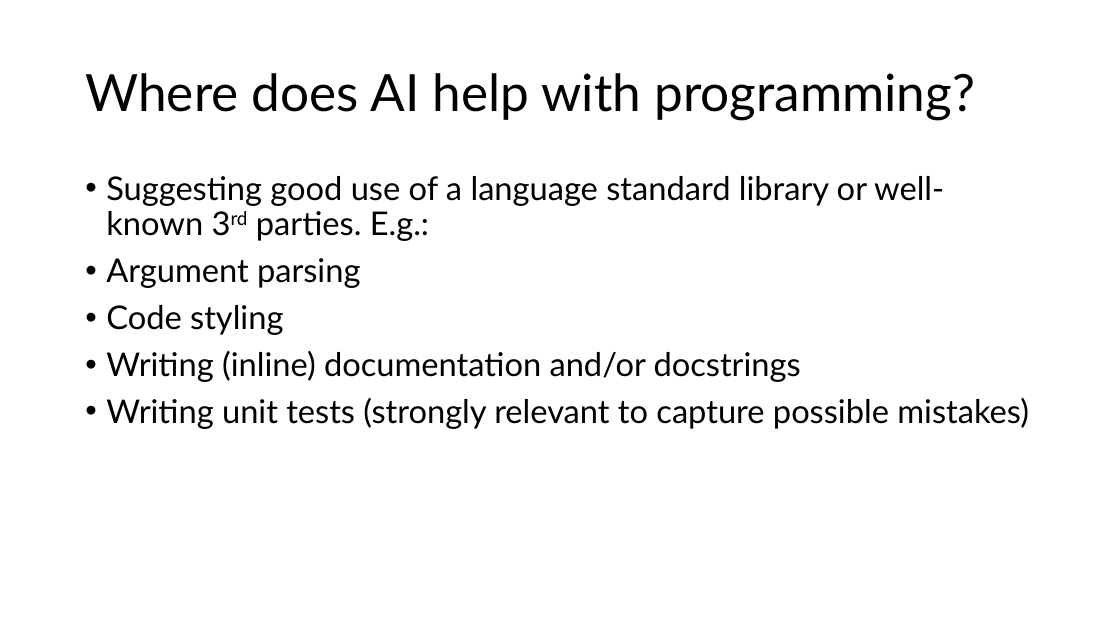
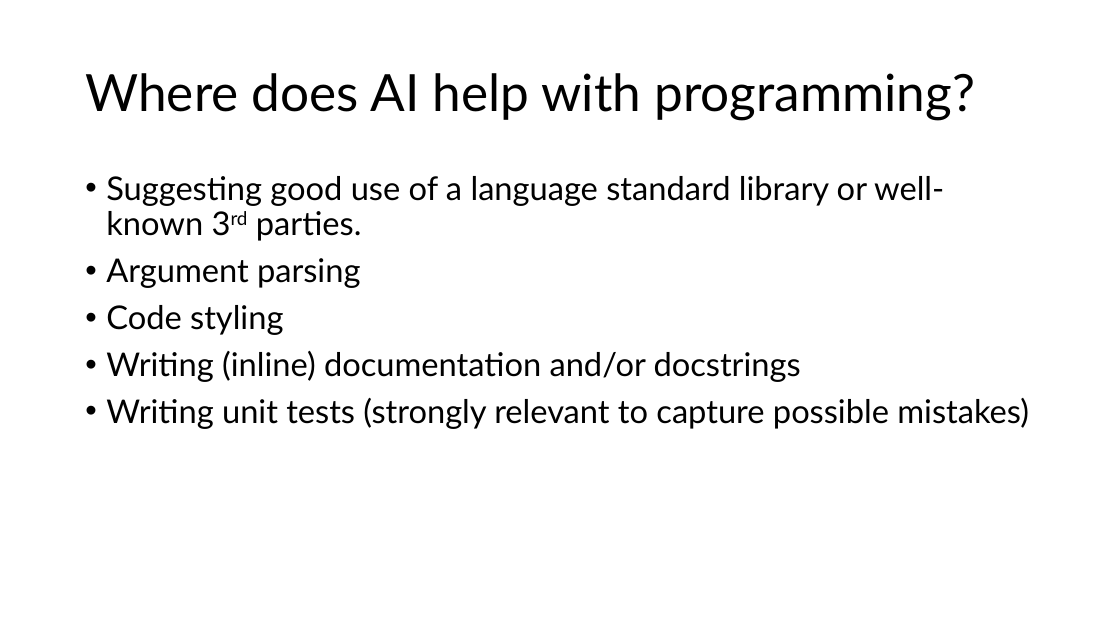
Before and after one commit to moravveji/python_intro_training, a slide deck: slide 4 of slides-pptx/11-Python_intro-AI-coding.pptx. Drawn at 1120x630 pixels with LibreOffice and Linux fonts; fonts in the diff are those of the drawing. Boxes give left, top, right and bottom in pixels: in the first picture for what was removed or moved away, otherwise in the second. Text is boxed around its words. In the diff, an @@ line names an element or a change of style, - is before the commit and + after.

```diff
--- a/slides-pptx/11-Python_intro-AI-coding.pptx
+++ b/slides-pptx/11-Python_intro-AI-coding.pptx
@@ text at (x1=106, y1=176, x2=944, y2=241): text changed @@
-• Suggesting good use of a language standard library or well-known 3rd parties. E.g.:
+• Suggesting good use of a language standard library or well-known 3rd parties.
```
Also in this commit, not shown: 1 other slide changed, 17 other files.
